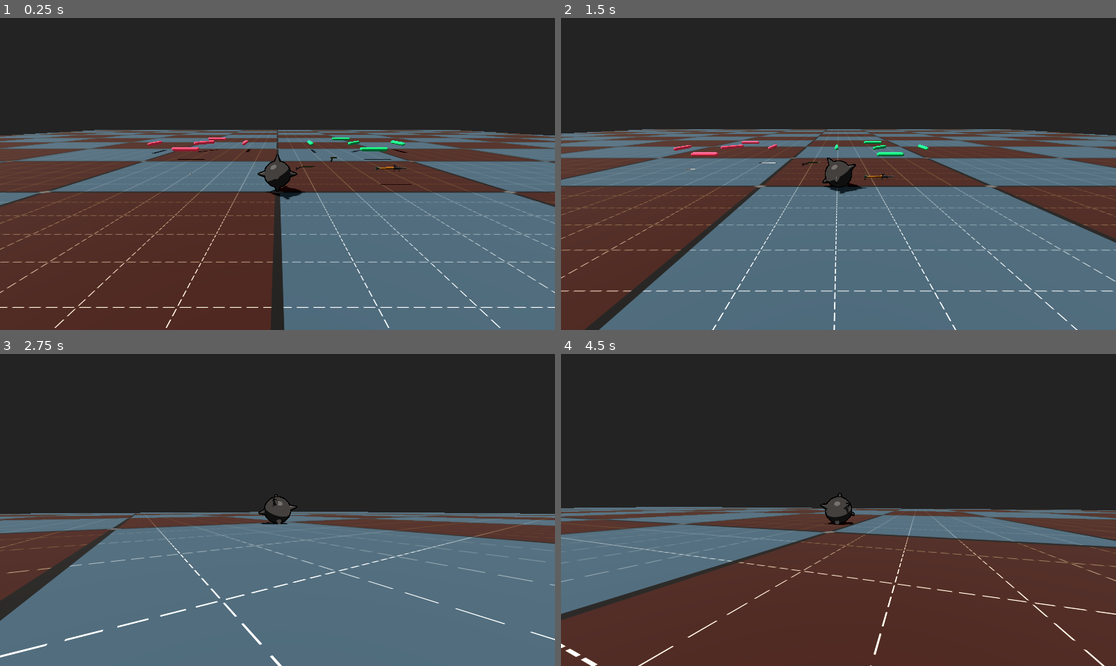
Above: before the commit, frames 1-4 (two rows, left to right).
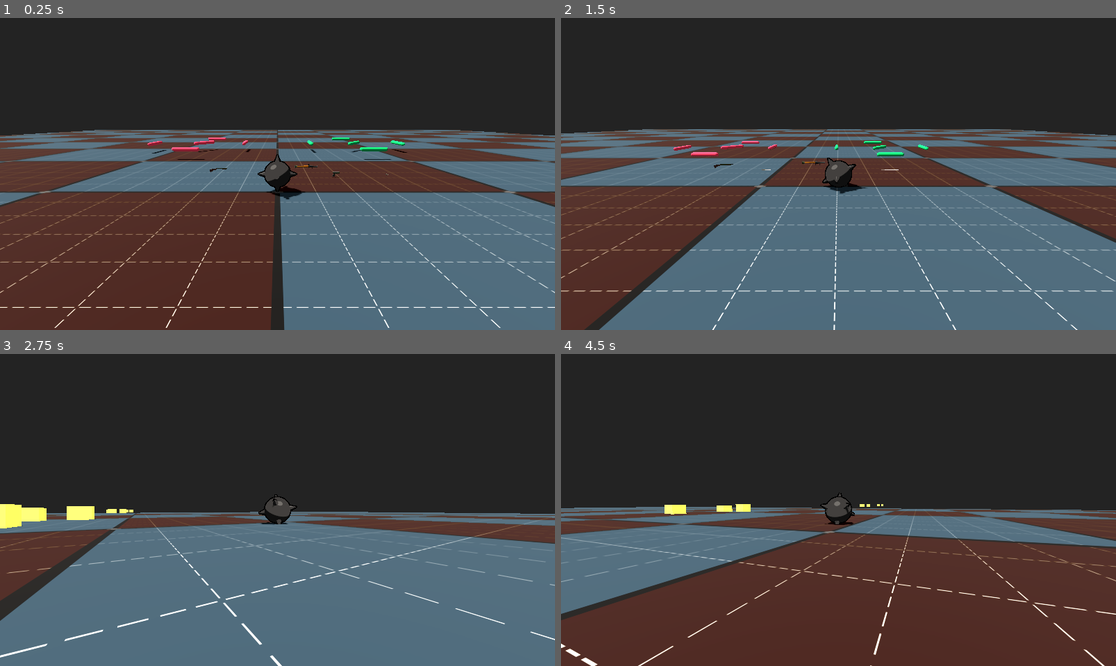
Above: after the commit, the same moments.

Repository: erikringwalters/pirate-jam-16-prototype
Game: Godot game, scene res://main.tscn
Same seed, same stepped clock (60 frames per second), same inputs: the game is played once before the commit and once after it.
Inputs (mouse positions are in pixels of both pictures, inside the frame that each line leads up to):
- Up to frame 1 (0.25 s): no input
- Up to frame 2 (1.5 s): move the mouse to (960, 158) at 0.52 s; hold D (move_right) 0.53-1.28 s; hold Space (manual_shoot, bound only after the commit) 0.53-1.28 s; move the mouse to (727, 189) at 1.27 s; hold S (move_down) from 1.28 s (still down); click (727, 189) at 1.35 s
- Up to frame 3 (2.75 s): tap Space (manual_shoot, bound only after the commit) at 1.55 s; move the mouse to (288, 503) at 2.02 s; release S (move_down) at 2.03 s; hold W (move_up) from 2.03 s (still down); hold Space (manual_shoot, bound only after the commit) from 2.03 s (still down)
- Up to frame 4 (4.5 s): keep holding W (move_up); move the mouse to (832, 516) at 2.77 s; release Space (manual_shoot, bound only after the commit) at 2.78 s; tap Space (manual_shoot, bound only after the commit) at 2.85, 3.8, 4.35 s; move the mouse to (877, 513) at 3.52 s; press the mouse at (877, 513) at 3.53 s; move the mouse to (794, 506) at 4.27 s; release the mouse at (794, 506) at 4.28 s

The runs differ from the first frame. In frame 1, 0.1% of the frame differs, in the area x 34-75%, y 44-54%; in frame 2, 0.1%; in frame 3, 0.8%, in the area x 0-25%, y 48-56%; in frame 4, 0.3%.

Commit message:
weapons can now shoot

Diff:
--- a/main.tscn
+++ b/main.tscn
@@ -102,17 +102,17 @@
 [node name="PickupItemGroundCollision5" parent="." instance=ExtResource("5_lquwl")]
 transform = Transform3D(-3.09086e-08, -0.707107, 0.707107, 1, -4.37114e-08, 0, 3.09086e-08, 0.707107, 0.707107, -7, 1, 11)
 
-[node name="PickupItemGroundCollision6" parent="." instance=ExtResource("6_272bh")]
-transform = Transform3D(-4.37114e-08, -1, 0, 1, -4.37114e-08, 0, 0, 0, 1, 4.3594, 0.15, 2.32706)
+[node name="Dagger_PickupItem" parent="." instance=ExtResource("6_272bh")]
+transform = Transform3D(-4.37114e-08, -1, 0, 1, -4.37114e-08, 0, 0, 0, 1, 0.446518, 0.18589, 2.17957)
 
-[node name="PickupItemGroundCollision7" parent="." instance=ExtResource("7_5vw27")]
-transform = Transform3D(-4.37114e-08, -1, 0, 1, -4.37114e-08, 0, 0, 0, 1, -1.60161, 0.15, 3.7053)
+[node name="Handgun_PickupItem" parent="." instance=ExtResource("9_efxa6")]
+transform = Transform3D(-4.37114e-08, -1, 0, 1, -4.37114e-08, 0, 0, 0, 1, -2.95024, 0.18589, 2.17957)
 
-[node name="PickupItemGroundCollision8" parent="." instance=ExtResource("8_4c57u")]
-transform = Transform3D(-4.37114e-08, -1, 0, 1, -4.37114e-08, 0, 0, 0, 1, 1, 0, 4)
+[node name="Shotgun_PickupItem" parent="." instance=ExtResource("10_dg77c")]
+transform = Transform3D(-4.37114e-08, -1, 0, 1, -4.37114e-08, 0, 0, 0, 1, -1.68421, 0.18589, 3.96507)
 
-[node name="PickupItemGroundCollision9" parent="." instance=ExtResource("9_efxa6")]
-transform = Transform3D(-4.37114e-08, -1, 0, 1, -4.37114e-08, 0, 0, 0, 1, -3, 1, 3)
+[node name="Shotgun_PickupItem2" parent="." instance=ExtResource("7_5vw27")]
+transform = Transform3D(-4.37114e-08, -1, 0, 1, -4.37114e-08, 0, 0, 0, 1, 3.20685, 0.18589, 3.21965)
 
-[node name="PickupItemGroundCollision10" parent="." instance=ExtResource("10_dg77c")]
-transform = Transform3D(-4.37114e-08, -1, 0, 1, -4.37114e-08, 0, 0, 0, 1, -5, 1, 1)
+[node name="Sword_PickupItem" parent="." instance=ExtResource("8_4c57u")]
+transform = Transform3D(-4.37114e-08, -1, 0, 1, -4.37114e-08, 0, 0, 0, 1, -5.88738, 0.18589, 2.17957)
--- a/project.godot
+++ b/project.godot
@@ -76,6 +76,11 @@
 "events": [Object(InputEventMouseButton,"resource_local_to_scene":false,"resource_name":"","device":-1,"window_id":0,"a …(253 unchanged characters)…
 ]
 }
+manual_shoot={
+"deadzone": 0.2,
+"events": [Object(InputEventKey,"resource_local_to_scene":false,"resource_name":"","device":0,"window_id":0,"alt_pressed":false,"shift_pressed":false,"ctrl_pressed":false,"meta_pressed":false,"pressed":false,"keycode":0,"physical_keycode":32,"key_label":0,"unicode":0,"location":0,"echo":false,"script":null)
+]
+}
 
 [layer_names]
 
--- /dev/null
+++ b/scenes/weapons/Bullet.gd
@@ -0,0 +1,18 @@
+extends Node3D
+
+const SPEED = 40.0
+
+@onready var mesh = $MeshInstance3D
+@onready var ray = $RayCast3D
+
+func _ready():
+	$Life.start()
+	pass
+
+func _process(delta):
+	position += transform.basis * Vector3(0, -SPEED, 0) * delta
+
+
+# Despawn the bullet after some time
+func _on_life_timeout() -> void:
+	queue_free()
--- /dev/null
+++ b/scenes/weapons/Bullet.tscn
@@ -0,0 +1,27 @@
+[gd_scene load_steps=4 format=3 uid="uid://ci34283omx87h"]
+
+[ext_resource type="Script" uid="uid://bf2dlwf4sjkbx" path="res://scenes/weapons/Bullet.gd" id="1_abmkb"]
+
+[sub_resource type="BoxMesh" id="BoxMesh_mgj1w"]
+
+[sub_resource type="StandardMaterial3D" id="StandardMaterial3D_uda7o"]
+albedo_color = Color(0.85, 0.538333, 0, 1)
+emission_enabled = true
+emission = Color(1, 0.424206, 0.0779518, 1)
+emission_energy_multiplier = 5.0
+
+[node name="Bullet" type="Node3D"]
+transform = Transform3D(0.475, 0, 0, 0, 0.07, 0, 0, 0, 0.105, 0, 0, 0)
+script = ExtResource("1_abmkb")
+
+[node name="MeshInstance3D" type="MeshInstance3D" parent="."]
+mesh = SubResource("BoxMesh_mgj1w")
+surface_material_override/0 = SubResource("StandardMaterial3D_uda7o")
+
+[node name="RayCast3D" type="RayCast3D" parent="."]
+transform = Transform3D(1.31134e-07, 1, 4.37114e-08, 0, -4.37114e-08, 1, 1, -1.31134e-07, -5.73206e-15, 0, 0, 0)
+
+[node name="Life" type="Timer" parent="."]
+wait_time = 3.0
+
+[connection signal="timeout" from="Life" to="." method="_on_life_timeout"]
--- a/scenes/weapons/dagger.tscn
+++ b/scenes/weapons/dagger.tscn
@@ -1,5 +1,6 @@
-[gd_scene load_steps=5 format=3 uid="uid://dnab25acrgyoy"]
+[gd_scene load_steps=6 format=3 uid="uid://dnab25acrgyoy"]
 
+[ext_resource type="Script" uid="uid://dpsy00loetsif" path="res://scenes/weapons/weapon.gd" id="1_ieojg"]
 [ext_resource type="PackedScene" uid="uid://5m03qf0byasr" path="res://assets/weapons/Dagger.fbx" id="1_lw0yl"]
 
 [sub_resource type="CapsuleShape3D" id="CapsuleShape3D_236xm"]
@@ -13,10 +14,11 @@
 material = SubResource("StandardMaterial3D_ud4yb")
 radius = 0.15
 
-[node name="PickupItemGroundCollision" type="RigidBody3D" groups=["GroundCollision", "Pickup"]]
+[node name="Dagger_PickupItem" type="RigidBody3D" groups=["GroundCollision", "Pickup"]]
 transform = Transform3D(-4.37114e-08, -1, 0, 1, -4.37114e-08, 0, 0, 0, 1, 0, 0, 0)
 collision_layer = 5
 collision_mask = 5
+script = ExtResource("1_ieojg")
 
 [node name="CollisionShape3D" type="CollisionShape3D" parent="."]
 shape = SubResource("CapsuleShape3D_236xm")
--- a/scenes/weapons/handgun.tscn
+++ b/scenes/weapons/handgun.tscn
@@ -1,5 +1,6 @@
-[gd_scene load_steps=5 format=3 uid="uid://ch5f82om4wwn7"]
+[gd_scene load_steps=6 format=3 uid="uid://ch5f82om4wwn7"]
 
+[ext_resource type="Script" uid="uid://dpsy00loetsif" path="res://scenes/weapons/weapon.gd" id="1_63ngr"]
 [ext_resource type="PackedScene" uid="uid://1j4cgxkstdj6" path="res://assets/weapons/Handgun.fbx" id="1_xeypo"]
 
 [sub_resource type="CapsuleShape3D" id="CapsuleShape3D_236xm"]
@@ -13,13 +14,18 @@
 material = SubResource("StandardMaterial3D_ud4yb")
 radius = 0.15
 
-[node name="PickupItemGroundCollision" type="RigidBody3D" groups=["GroundCollision", "Pickup"]]
+[node name="Handgun_PickupItem" type="RigidBody3D" groups=["GroundCollision", "Pickup"]]
 transform = Transform3D(-4.37114e-08, -1, 0, 1, -4.37114e-08, 0, 0, 0, 1, 0, 0, 0)
 collision_layer = 5
 collision_mask = 5
+script = ExtResource("1_63ngr")
+is_projectile_weapon = true
 
 [node name="CollisionShape3D" type="CollisionShape3D" parent="."]
 shape = SubResource("CapsuleShape3D_236xm")
+
+[node name="RayCast3D" type="RayCast3D" parent="CollisionShape3D"]
+transform = Transform3D(-1, 8.74228e-08, 0, -8.74228e-08, -1, 0, 0, 0, 1, 0.105022, 0.162132, 0)
 
 [node name="Handgun" parent="CollisionShape3D" instance=ExtResource("1_xeypo")]
 transform = Transform3D(-6.86269e-08, 1.57, 0, -1.57, -6.86269e-08, 0, 0, 0, 1.57, 0.054861, -0.0358129, 0)
--- a/scenes/weapons/rocket.tscn
+++ b/scenes/weapons/rocket.tscn
@@ -1,6 +1,7 @@
-[gd_scene load_steps=5 format=3 uid="uid://hjn3ta46v6nr"]
+[gd_scene load_steps=6 format=3 uid="uid://hjn3ta46v6nr"]
 
 [ext_resource type="PackedScene" uid="uid://bmxot2bs7v0bt" path="res://assets/weapons/Rocket.fbx" id="1_6gyb8"]
+[ext_resource type="Script" uid="uid://dpsy00loetsif" path="res://scenes/weapons/weapon.gd" id="1_kjqmh"]
 
 [sub_resource type="CapsuleShape3D" id="CapsuleShape3D_236xm"]
 radius = 0.15
@@ -13,13 +14,18 @@
 material = SubResource("StandardMaterial3D_ud4yb")
 radius = 0.15
 
-[node name="PickupItemGroundCollision" type="RigidBody3D" groups=["GroundCollision", "Pickup"]]
+[node name="Shotgun_PickupItem" type="RigidBody3D" groups=["GroundCollision", "Pickup"]]
 transform = Transform3D(-4.37114e-08, -1, 0, 1, -4.37114e-08, 0, 0, 0, 1, 0, 0, 0)
 collision_layer = 5
 collision_mask = 5
+script = ExtResource("1_kjqmh")
+is_projectile_weapon = true
 
 [node name="CollisionShape3D" type="CollisionShape3D" parent="."]
 shape = SubResource("CapsuleShape3D_236xm")
+
+[node name="RayCast3D" type="RayCast3D" parent="CollisionShape3D"]
+transform = Transform3D(-1, 8.74228e-08, 0, -8.74228e-08, -1, 0, 0, 0, 1, 0.000982918, 0.68569, 0)
 
 [node name="MeshInstance3D" type="MeshInstance3D" parent="CollisionShape3D"]
 visible = false
--- a/scenes/weapons/shotgun.tscn
+++ b/scenes/weapons/shotgun.tscn
@@ -1,5 +1,6 @@
-[gd_scene load_steps=5 format=3 uid="uid://bo4r5t2hvavcu"]
+[gd_scene load_steps=6 format=3 uid="uid://bo4r5t2hvavcu"]
 
+[ext_resource type="Script" uid="uid://dpsy00loetsif" path="res://scenes/weapons/weapon.gd" id="1_0frcf"]
 [ext_resource type="PackedScene" uid="uid://cyowyrjvxowkj" path="res://assets/weapons/Shotgun.fbx" id="1_o616w"]
 
 [sub_resource type="CapsuleShape3D" id="CapsuleShape3D_236xm"]
@@ -13,13 +14,18 @@
 material = SubResource("StandardMaterial3D_ud4yb")
 radius = 0.15
 
-[node name="PickupItemGroundCollision" type="RigidBody3D" groups=["GroundCollision", "Pickup"]]
+[node name="Shotgun_PickupItem" type="RigidBody3D" groups=["GroundCollision", "Pickup"]]
 transform = Transform3D(-4.37114e-08, -1, 0, 1, -4.37114e-08, 0, 0, 0, 1, 0, 0, 0)
 collision_layer = 5
 collision_mask = 5
+script = ExtResource("1_0frcf")
+is_projectile_weapon = true
 
 [node name="CollisionShape3D" type="CollisionShape3D" parent="."]
 shape = SubResource("CapsuleShape3D_236xm")
+
+[node name="RayCast3D" type="RayCast3D" parent="CollisionShape3D"]
+transform = Transform3D(-1, 8.74228e-08, 0, -8.74228e-08, -1, 0, 0, 0, 1, 0.0730817, 0.535276, 0)
 
 [node name="Shotgun" parent="CollisionShape3D" instance=ExtResource("1_o616w")]
 transform = Transform3D(-4.37114e-08, 1, 0, -1, -4.37114e-08, 0, 0, 0, 1, 0.0273829, 0.0246046, 0)
--- a/scenes/weapons/sword.tscn
+++ b/scenes/weapons/sword.tscn
@@ -1,5 +1,6 @@
-[gd_scene load_steps=5 format=3 uid="uid://obopymb5flt6"]
+[gd_scene load_steps=6 format=3 uid="uid://obopymb5flt6"]
 
+[ext_resource type="Script" uid="uid://dpsy00loetsif" path="res://scenes/weapons/weapon.gd" id="1_3pnln"]
 [ext_resource type="PackedScene" uid="uid://b1uek6f4hf7b0" path="res://assets/weapons/Sword.fbx" id="1_lbead"]
 
 [sub_resource type="CapsuleShape3D" id="CapsuleShape3D_236xm"]
@@ -13,10 +14,11 @@
 material = SubResource("StandardMaterial3D_ud4yb")
 radius = 0.15
 
-[node name="PickupItemGroundCollision" type="RigidBody3D" groups=["GroundCollision", "Pickup"]]
+[node name="Sword_PickupItem" type="RigidBody3D" groups=["GroundCollision", "Pickup"]]
 transform = Transform3D(-4.37114e-08, -1, 0, 1, -4.37114e-08, 0, 0, 0, 1, 0, 0, 0)
 collision_layer = 5
 collision_mask = 5
+script = ExtResource("1_3pnln")
 
 [node name="CollisionShape3D" type="CollisionShape3D" parent="."]
 shape = SubResource("CapsuleShape3D_236xm")
--- /dev/null
+++ b/scenes/weapons/weapon.gd
@@ -0,0 +1,64 @@
+extends Node3D
+
+@export var damage : float = 100.0
+@export var is_projectile_weapon : bool = false
+
+@export_category("Projectile Type")
+@export var projectile_object : String = "res://scenes/weapons/Bullet.tscn"
+@export var cooldown : float = 0.8
+
+
+@onready var is_pickedup = true
+
+# Conditional projectile weapon variables, will remain null if not projectile
+var curr_cooldown
+var can_shoot
+var gun_barrel
+var projectile
+var instance
+
+
+func _ready() -> void:
+	if (is_projectile_weapon):
+		curr_cooldown = cooldown
+		can_shoot = true
+		gun_barrel = $CollisionShape3D/RayCast3D
+		projectile = load(projectile_object)
+
+
+func _process(delta) -> void:
+	if (is_projectile_weapon):
+		curr_cooldown -= delta
+		if (curr_cooldown <= 0):
+			can_shoot = true
+			curr_cooldown = cooldown
+
+
+func shoot() -> void:
+	instance = projectile.instantiate()
+	instance.position = gun_barrel.global_position
+	instance.transform.basis = gun_barrel.global_transform.basis
+	get_parent().add_child(instance);
+
+
+func _physics_process(delta: float) -> void:
+	if Input.is_action_pressed("manual_shoot") \
+	and is_projectile_weapon \
+	and can_shoot \
+	and is_pickedup:
+		shoot()
+		curr_cooldown = cooldown
+		can_shoot = false
+
+
+func pick_up() -> void:
+	is_pickedup = true
+
+func drop() -> void:
+	is_pickedup = false
+
+func get_damage() -> float:
+	return damage
+
+func set_damage(num) -> void:
+	damage = num
Not shown, added: scenes/weapons/Bullet.gd.uid
Not shown, added: scenes/weapons/weapon.gd.uid
